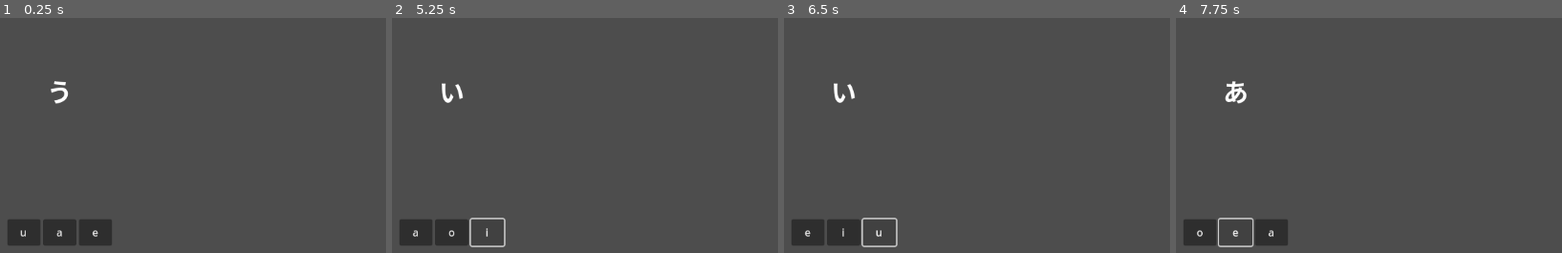
Above: before the commit, frames 1-4 (left to right).
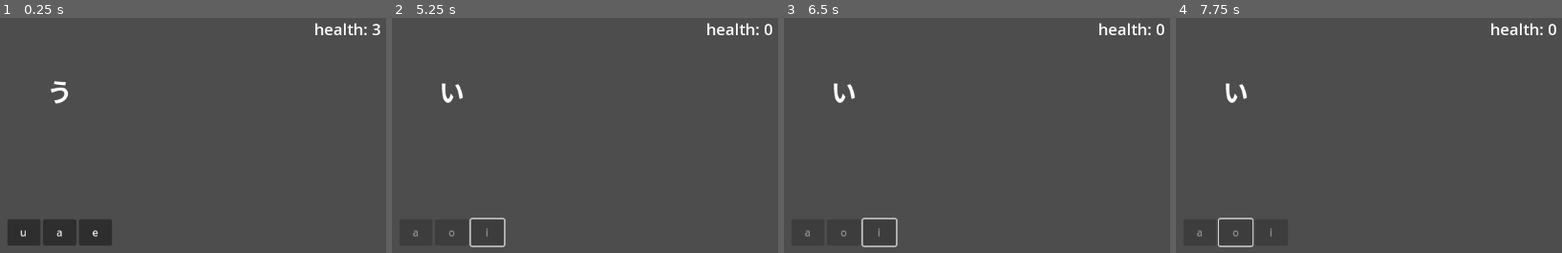
Above: after the commit, the same moments.

Repository: itsbeesfan/kana-warrior
Game: Godot game, scene res://quiz.tscn
Same seed, same stepped clock (60 frames per second), same inputs: the game is played once before the commit and once after it. The project has no main scene, so this scene is started directly.
Inputs (mouse positions are in pixels of both pictures, inside the frame that each line leads up to):
- Up to frame 1 (0.25 s): no input
- Up to frame 2 (5.25 s): click "u" at 0.5 s; click "o" at 1.25 s; click "e" at 2 s; click "o" at 2.75 s; click "a" at 3.5 s; click "i" at 4.25 s; click "a" at 5 s
- Up to frame 3 (6.5 s): click (880, 231) at 5.75 s, where only the run before the commit has a clickable "i"
- Up to frame 4 (7.75 s): click (1233, 231) at 6.5 s, where only the run before the commit has a clickable "i"; click (1233, 231) at 7.25 s, where only the run before the commit has a clickable "u"

The runs differ from the first frame. In frame 1, 0.4% of the frame differs, in the area x 81-99%, y 2-8%; in frame 2, 0.4%; in frame 3, 0.5%; in frame 4, 0.8%, in the area x 5-99%, y 2-94%.

Commit message:
added game over + health counter

Diff:
--- a/kana-warrior/quiz.gd
+++ b/kana-warrior/quiz.gd
@@ -9,6 +9,7 @@
 }
 
 var correct_answer := ""
+var health := 3
 
 func _ready():
 	randomize()
@@ -41,9 +42,21 @@
 		print("correcto!!!")
 	else:
 		print("incorrecto!")
+		damage()
 
 	new_question()
 
+func damage():
+	health -= 1
+	$health.text = "health: " + str(health)
+	if health <= 0:
+		game_over()
+
+func game_over():
+	print("se acabo broki")
+	$buttons/choice1.disabled = true
+	$buttons/choice2.disabled = true
+	$buttons/choice3.disabled = true
 
 func _on_choice_1_pressed() -> void:
 	check_answer($buttons/choice1.text)
--- a/kana-warrior/quiz.tscn
+++ b/kana-warrior/quiz.tscn
@@ -53,6 +53,17 @@
 custom_minimum_size = Vector2(50, 0)
 layout_mode = 2
 
+[node name="health" type="Label" parent="."]
+layout_mode = 1
+anchors_preset = 1
+anchor_left = 1.0
+anchor_right = 1.0
+offset_left = -192.0
+offset_bottom = 23.0
+grow_horizontal = 0
+theme_override_font_sizes/font_size = 24
+text = "health: 3"
+
 [connection signal="pressed" from="buttons/choice1" to="." method="_on_choice_1_pressed"]
 [connection signal="pressed" from="buttons/choice2" to="." method="_on_choice_2_pressed"]
 [connection signal="pressed" from="buttons/choice3" to="." method="_on_choice_3_pressed"]
